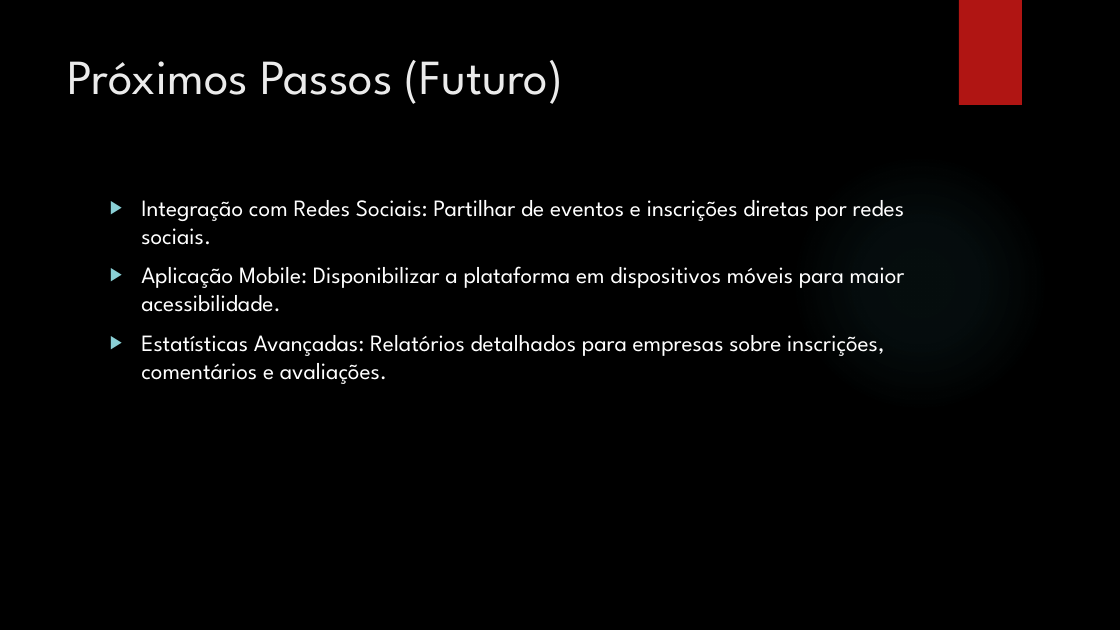
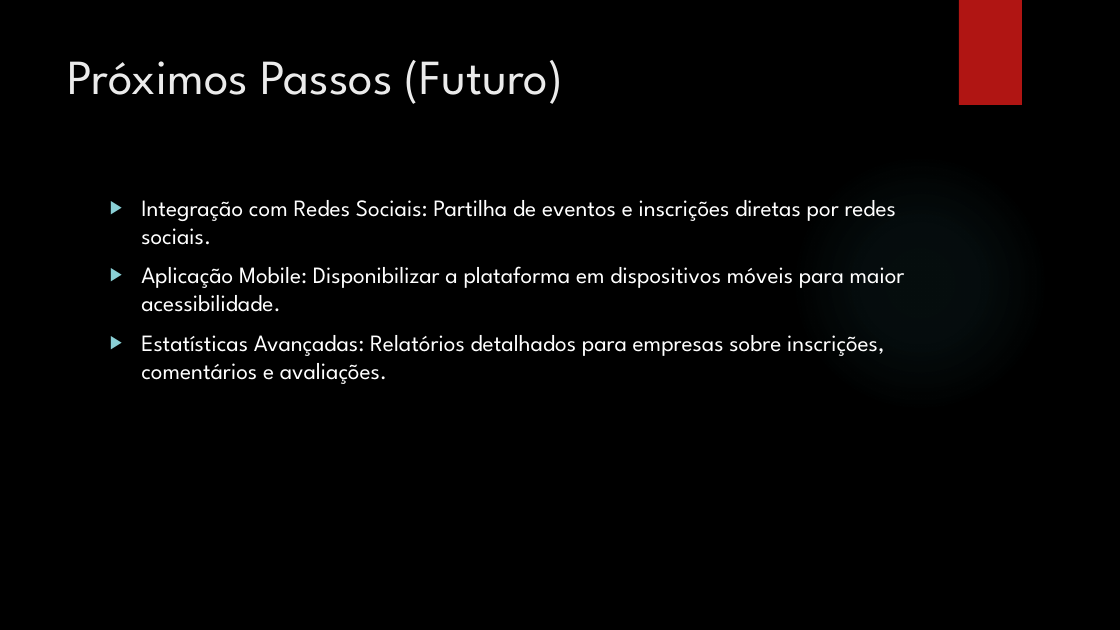
Before and after one commit to tugafirept/BD2-Projeto, a slide deck: slide 28 of apresentacao.pptx. Drawn at 1120x630 pixels with LibreOffice and Linux fonts; fonts in the diff are those of the drawing; background and template pictures are left out. Boxes give left, top, right and bottom in pixels: in the first picture for what was removed or moved away, otherwise in the second. Text is boxed around its words. In the diff, an @@ line names an element or a change of style, - is before the commit and + after.

```diff
--- a/apresentacao.pptx
+++ b/apresentacao.pptx
@@ text at <box>141,200,896,245</box>: text changed @@
-▶ Integração com Redes Sociais: Partilhar de eventos e inscrições diretas por redes sociais.
+▶ Integração com Redes Sociais: Partilha de eventos e inscrições diretas por redes sociais.
```
